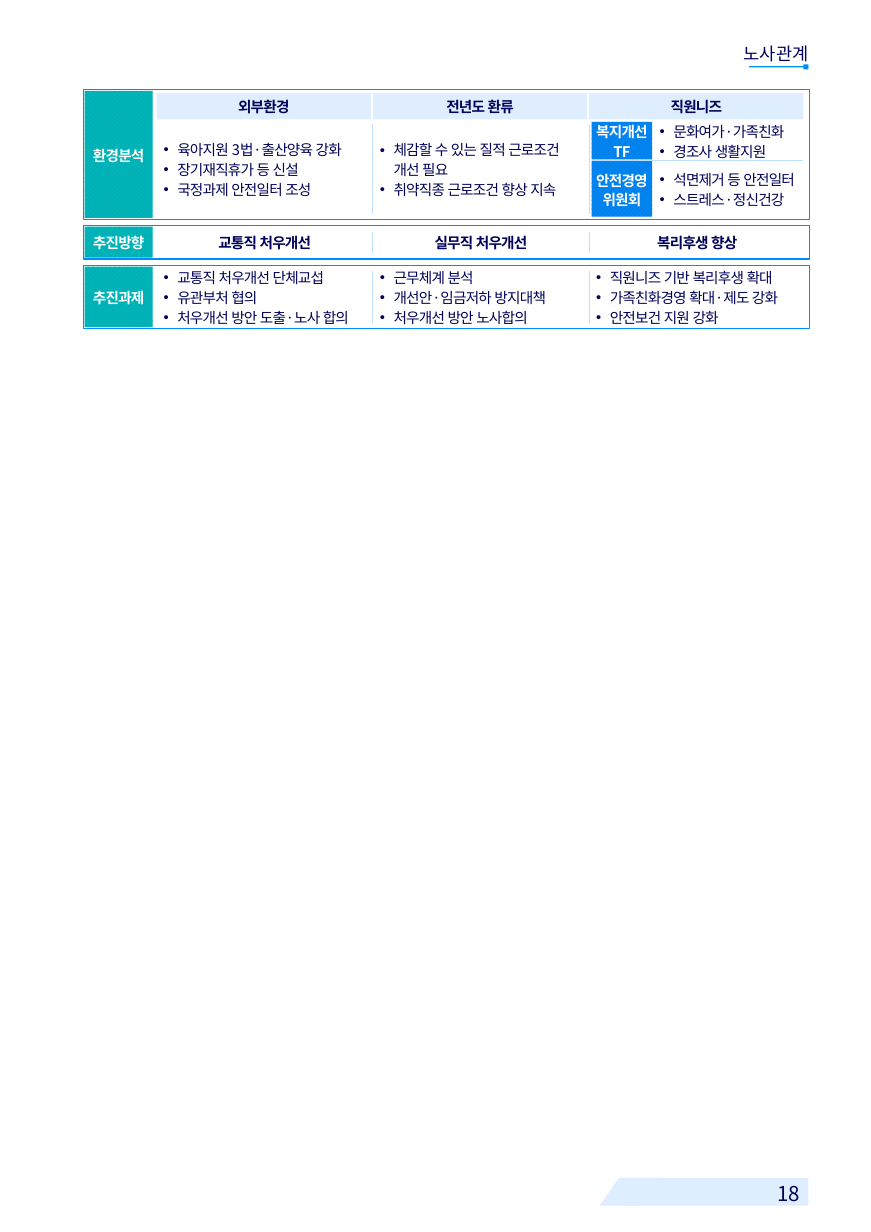
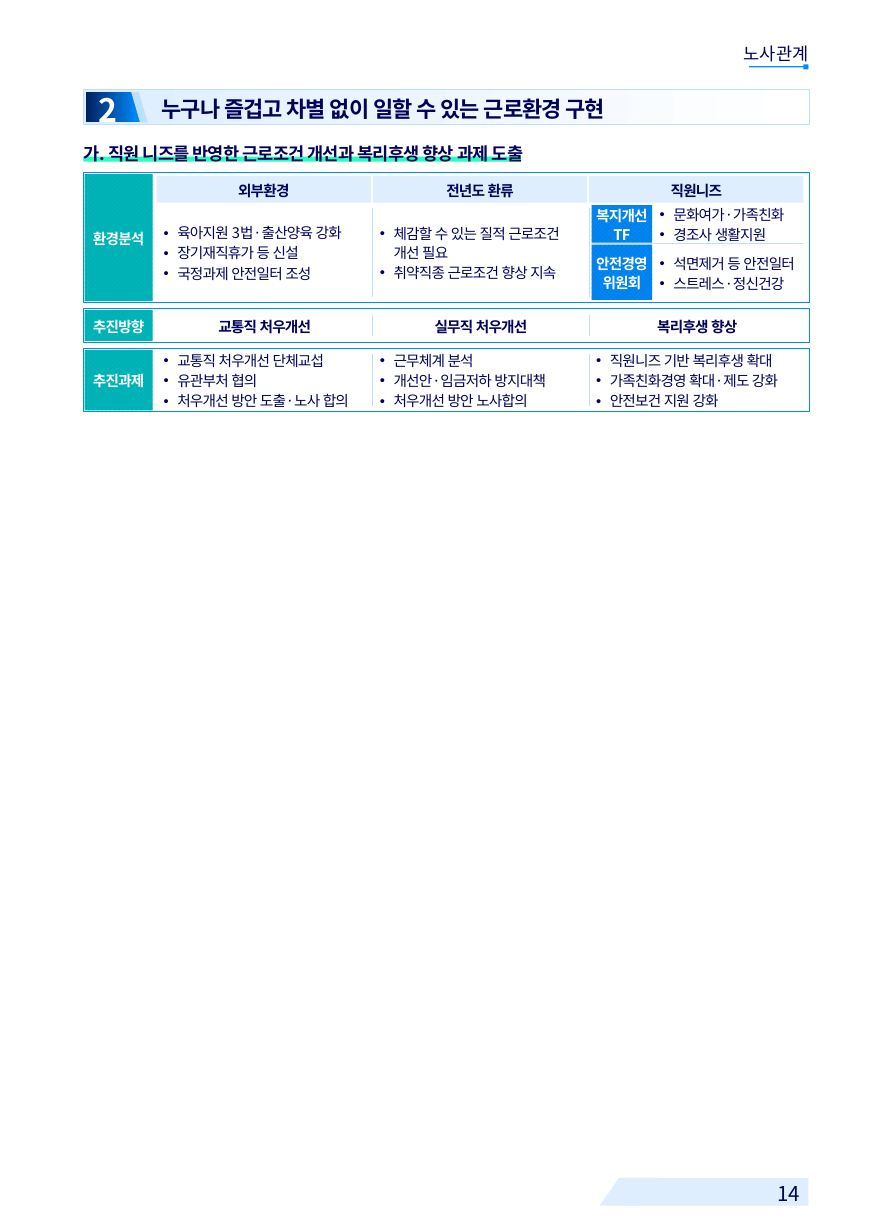
Before and after one commit to khjlsi-creator/claude, a slide deck: slide 14 of korad-경영평가-ppt/KORAD_경영평가_레이아웃_템플릿_A4세로.pptx (slide 18 before the commit). Drawn at 871x1232 pixels with LibreOffice and Linux fonts; fonts in the diff are those of the drawing; background and template pictures are left out. Boxes give left, top, right and bottom in pixels: in the first picture for what was removed or moved away, otherwise in the second. Text is boxed around its words. In the diff, an @@ line names an element or a change of style, - is before the commit and + after.

```diff
--- a/korad-경영평가-ppt/KORAD_경영평가_레이아웃_템플릿_A4세로.pptx
+++ b/korad-경영평가-ppt/KORAD_경영평가_레이아웃_템플릿_A4세로.pptx
@@ rectangle: place and size @@
-rectangle at <box>83,90,809,219</box>
+rectangle at <box>83,90,809,125</box>
@@ rectangle at <box>83,90,809,125</box>: fill #FFFFFF to gradient #DEEEFF to #FFFFFF; outline #008EFF 0.75 pt to #BDE0FF 0.75 pt @@
@@ freeform shape added at <box>85,92,140,122</box>, fill gradient #002060 to #008EFF @@
@@ text added at <box>98,92,117,131</box>, 22 pt, text #FFFFFF, bold @@
+2
@@ freeform shape added at <box>132,92,149,122</box>, fill #BDE0FF @@
@@ text added at <box>162,98,604,119</box>, 15 pt, text #000359, bold @@
+누구나 즐겁고 차별 없이 일할 수 있는 근로환경 구현
@@ text added at <box>83,142,523,165</box>, 12 pt, text #000359, bold @@
+가. 직원 니즈를 반영한 근로조건 개선과 복리후생 향상 과제 도출
@@ rectangle: place and size @@
-rectangle at <box>83,225,809,259</box>
+rectangle at <box>83,173,809,302</box>
@@ rectangle added at <box>83,157,521,162</box>, fill #29FFBD @@
@@ rectangle: place and size @@
-rectangle at <box>592,161,653,217</box>
+rectangle at <box>592,205,653,243</box>
@@ 18 texts, 7 lines, 6 rectangles: place and size @@
-18 texts, 7 lines, 6 rectangles at <box>84,91,803,326</box>
+18 texts, 7 lines, 6 rectangles at <box>84,174,803,410</box>
@@ rectangle: place and size @@
-rectangle at <box>592,122,653,160</box>
+rectangle at <box>592,244,653,300</box>
@@ rectangle: place and size @@
-rectangle at <box>83,265,809,329</box>
+rectangle at <box>83,309,809,342</box>
@@ rectangle added at <box>83,349,809,412</box>, fill #FFFFFF, outline #008EFF 0.75 pt @@
@@ text at <box>777,1186,800,1201</box>: text changed @@
-18
+14
```
Also in this commit, not shown: 23 other slides changed, 7 slides added, 15 slides removed, 7 other files.
